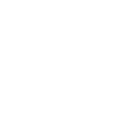
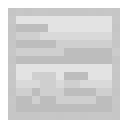
Layered file, before and after one edit (w=128, h=128). Changes by layer:
added layer "Aluminum Plate" above "Wooden Board" over bbox(8, 8, 120, 120)
